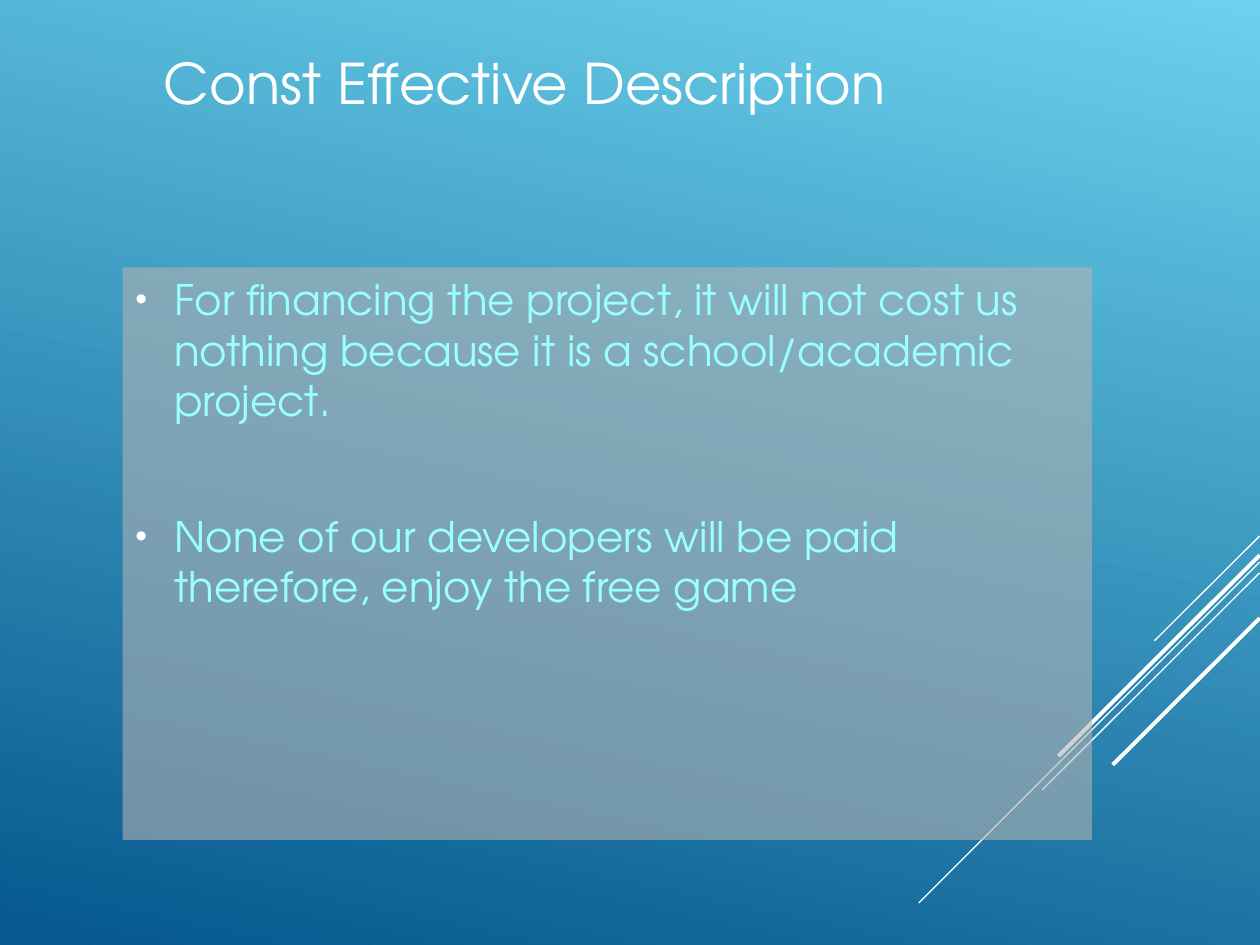
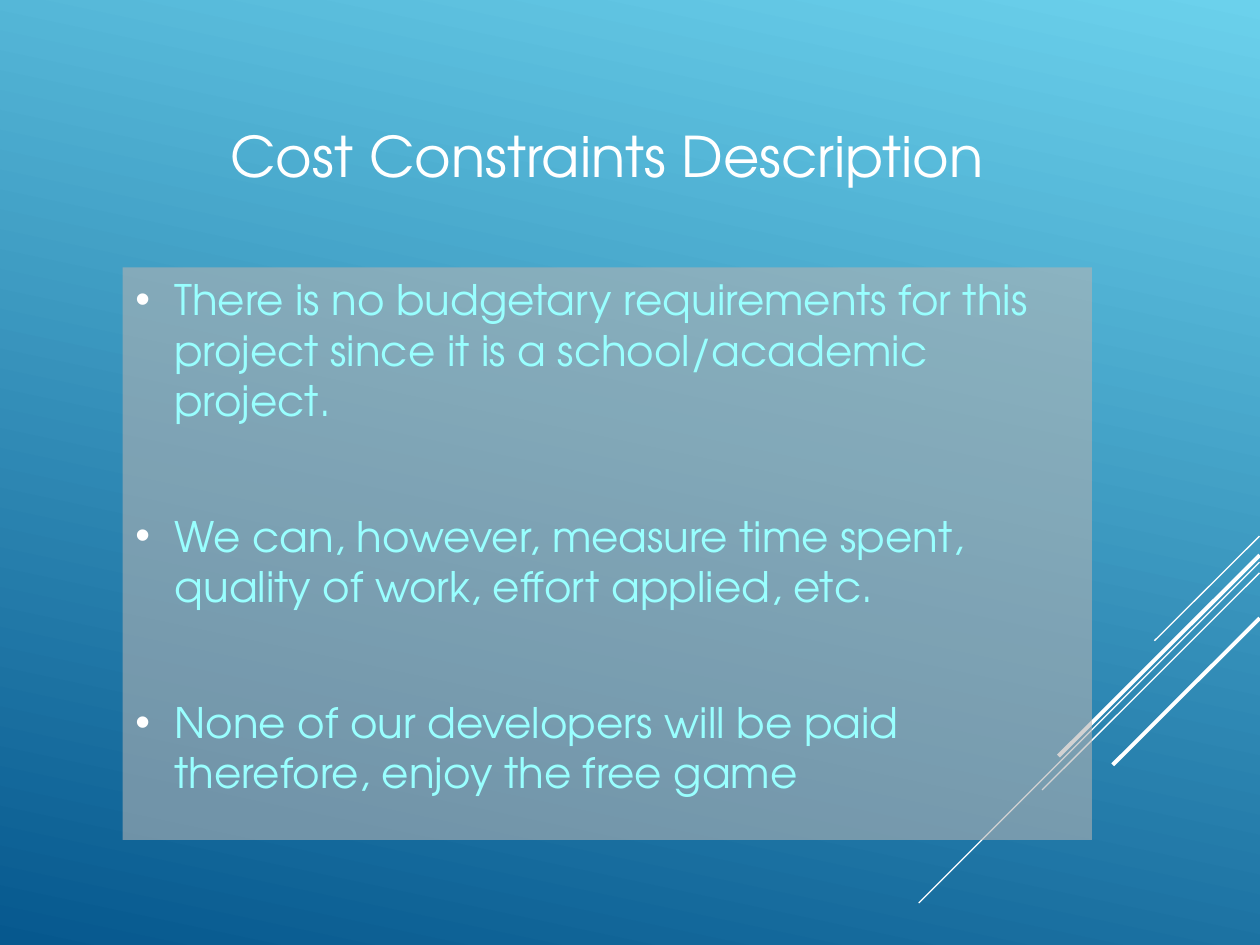
Before and after one commit to Amatarasu/A-Team, a slide deck: slide 8 of Power.Point.Presentation-bk.ppt. Drawn at 1260x945 pixels with LibreOffice and Linux fonts; fonts in the diff are those of the drawing. Boxes give left, top, right and bottom in pixels: in the first picture for what was removed or moved away, otherwise in the second. Text is boxed around its words. In the diff, an @@ line names an element or a change of style, - is before the commit and + after.

```diff
--- a/Power.Point.Presentation-bk.ppt
+++ b/Power.Point.Presentation-bk.ppt
@@ background gradient #06588E to #6BD1EC to gradient #6BD1EC to #06588E @@
@@ text removed at (x1=164, y1=62, x2=886, y2=115) @@
-Const Effective Description
@@ text added at (x1=230, y1=135, x2=984, y2=188), 32 pt, text #FFFFFF @@
+Cost Constraints Description
@@ text in rectangle at (x1=174, y1=284, x2=1028, y2=610): text changed @@
-• For financing the project, it will not cost us nothing because it is a school/academic project.
+• There is no budgetary requirements for this project since it is a school/academic project.
+• We can, however, measure time spent, quality of work, effort applied, etc.
```
Also in this commit, not shown: 27 other slides changed, 2 slides added, 2 slides removed.
